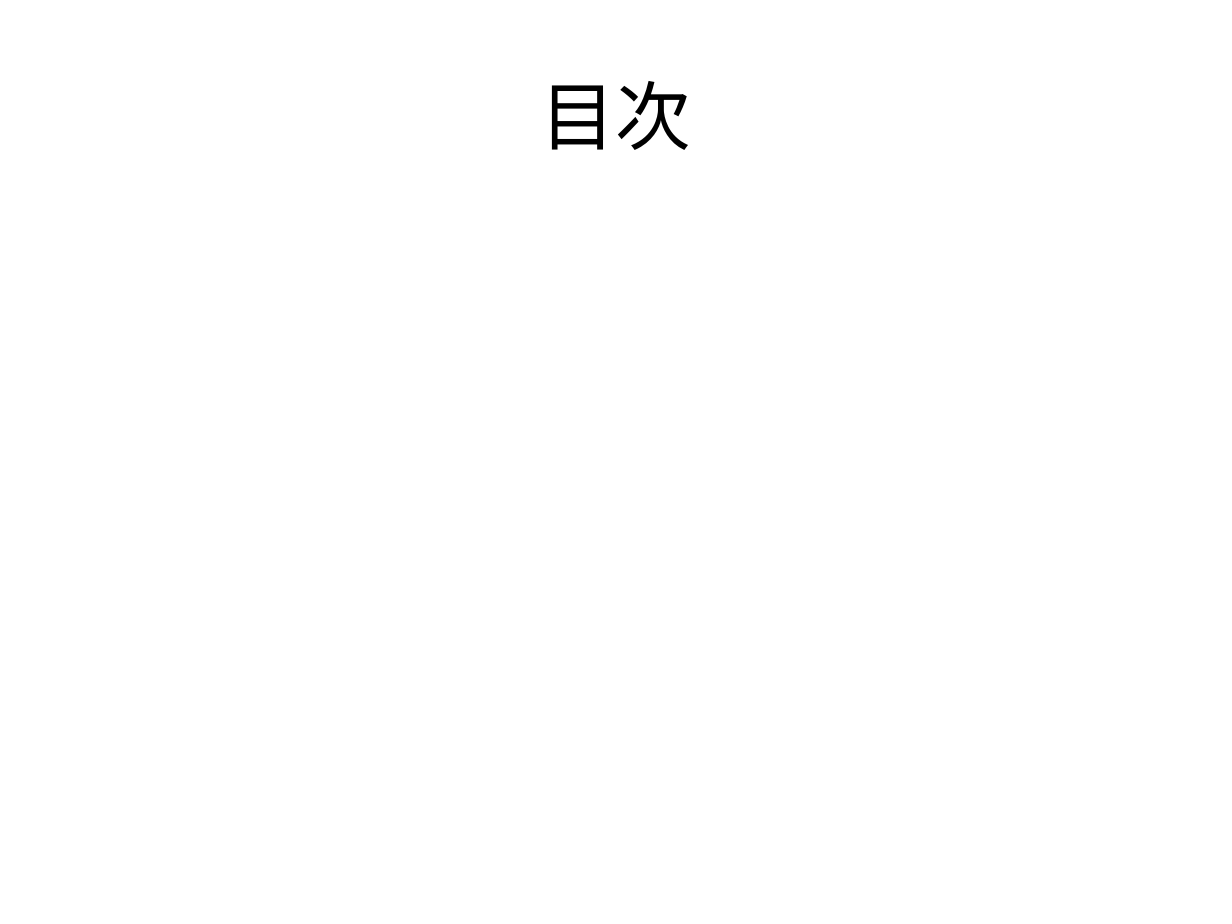
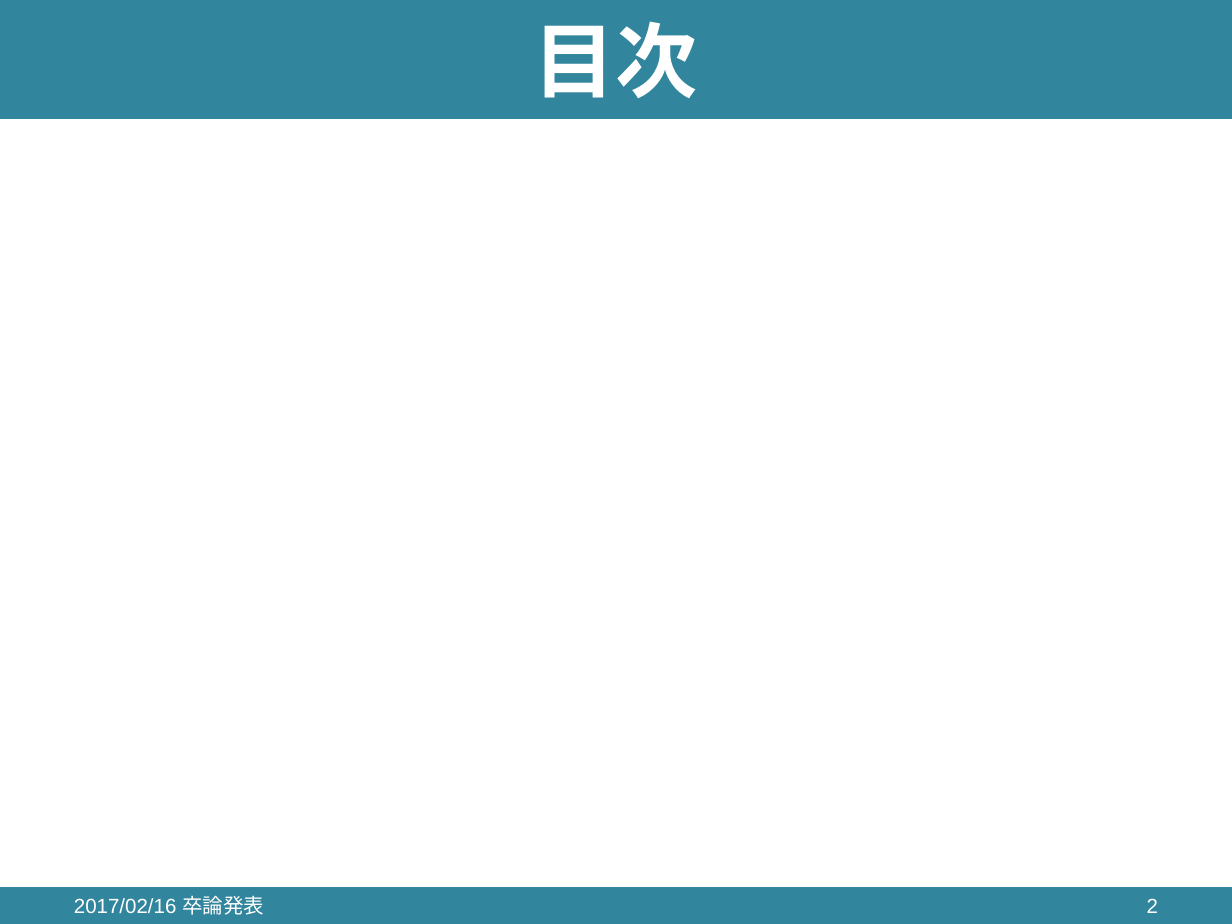
Before and after one commit to kazpc1215/graduation_thesis, a slide deck: slide 2 of Isoya20170216.pptx. Drawn at 1232x924 pixels with LibreOffice and Linux fonts; fonts in the diff are those of the drawing. Boxes give left, top, right and bottom in pixels: in the first picture for what was removed or moved away, otherwise in the second. Text is boxed around its words. In the diff, an @@ line names an element or a change of style, - is before the commit and + after.

```diff
--- a/Isoya20170216.pptx
+++ b/Isoya20170216.pptx
@@ rectangle added at bbox=[0, 0, 1232, 118], fill #31859C, outline #31859C 0.75 pt @@
@@ title "目次": place and size @@
-title "目次" at bbox=[541, 81, 692, 150]
+title "目次" at bbox=[534, 21, 698, 98]
@@ title "目次" at bbox=[534, 21, 698, 98]: size 44 to 48 pt, font Calibri to Arial, text colour #000000 to #FFFFFF, bold on @@
@@ rectangle added at bbox=[0, 887, 1232, 924], fill #31859C, outline #31859C 0.75 pt @@
@@ text added at bbox=[74, 895, 264, 915], 12 pt, text #FFFFFF @@
+2017/02/16 卒論発表
@@ page number added at bbox=[1147, 898, 1158, 913], 12 pt, text #FFFFFF @@
+2
```
Also in this commit, not shown: 1 other slide changed, 5 slides added, 5 slides removed, 40 other files.
